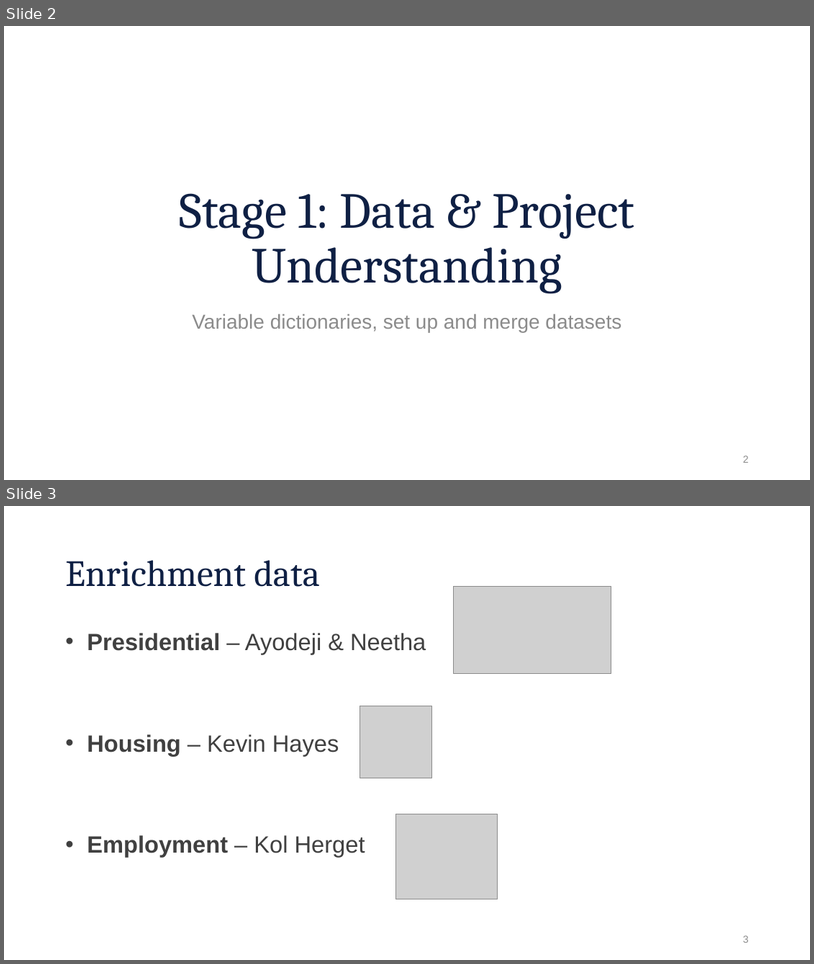
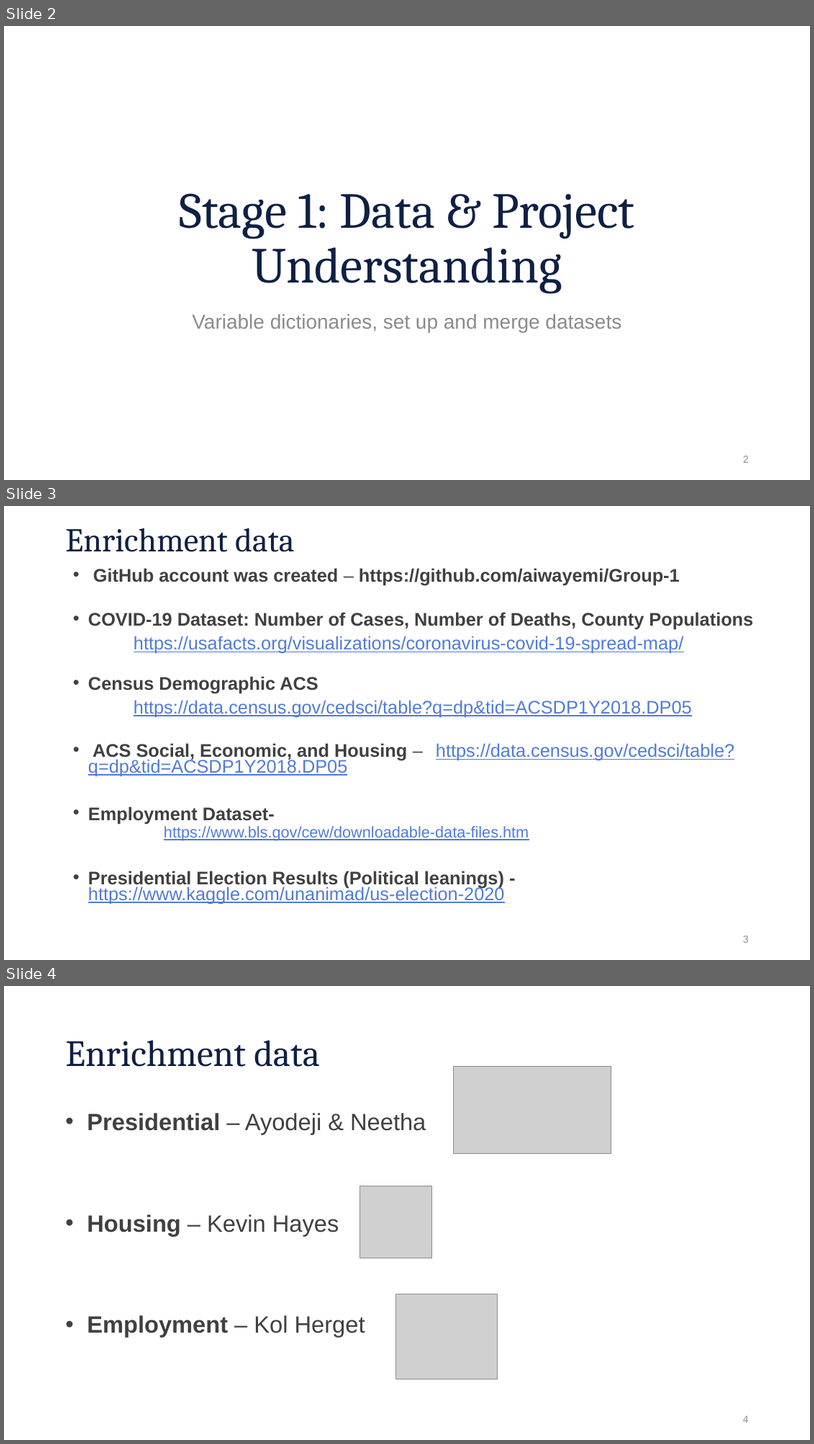
Before and after one commit to aiwayemi/Group-1, a slide deck: ProjPresentation.pptx. Shown one above the other, each under a label of ours: slides 2 and 3 before the commit, slides 2, 3 and 4 after it. The pictures are 814x964 and 814x1444 pixels, drawn with LibreOffice and Linux fonts; fonts in the diff are those of the drawing; grey boxes stand for pictures; background and template pictures are left out. Boxes give left, top, right and bottom in pixels: in the first picture for what was removed or moved away, otherwise in the second. Text is boxed around its words. In the diff, an @@ line names an element or a change of style, - is before the commit and + after.

```diff
--- a/ProjPresentation.pptx
+++ b/ProjPresentation.pptx
@@ slide 3 added at (x1=4, y1=506, x2=810, y2=960), background #FFFFFF @@
@@ title added at (x1=65, y1=528, x2=294, y2=552), 39.6 pt, text #0F2044 @@
+Enrichment data
@@ text added at (x1=88, y1=568, x2=754, y2=903), 21.7 pt, text #507BD8, underline @@
+• GitHub account was created – https://github.com/aiwayemi/Group-1
+• COVID-19 Dataset: Number of Cases, Number of Deaths, County Populations
+https://usafacts.org/visualizations/coronavirus-covid-19-spread-map/
+• Census Demographic ACS
+https://data.census.gov/cedsci/table?q=dp&tid=ACSDP1Y2018.DP05
+• ACS Social, Economic, and Housing – https://data.census.gov/cedsci/table?q=dp&tid=ACSDP1Y2018.DP05
+• Employment Dataset-
+  https://www.bls.gov/cew/downloadable-data-files.htm
+• Presidential Election Results (Political leanings) - https://www.kaggle.com/unanimad/us-election-2020
@@ page number added at (x1=743, y1=935, x2=749, y2=942), 12 pt, text #8C8C8C @@
+3
@@ what was slide 3 is now slide 4 @@
@@ page number at (x1=743, y1=1415, x2=749, y2=1422): text changed @@
-3
+4
```
